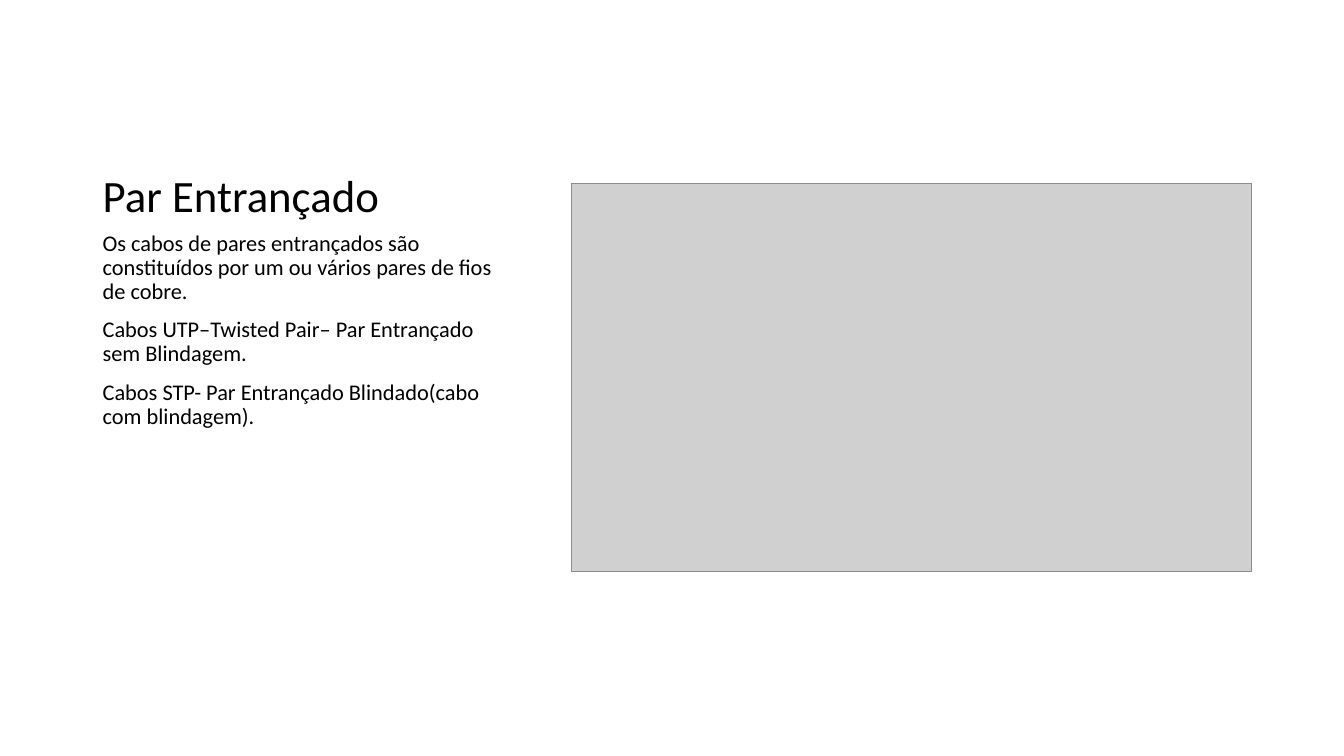
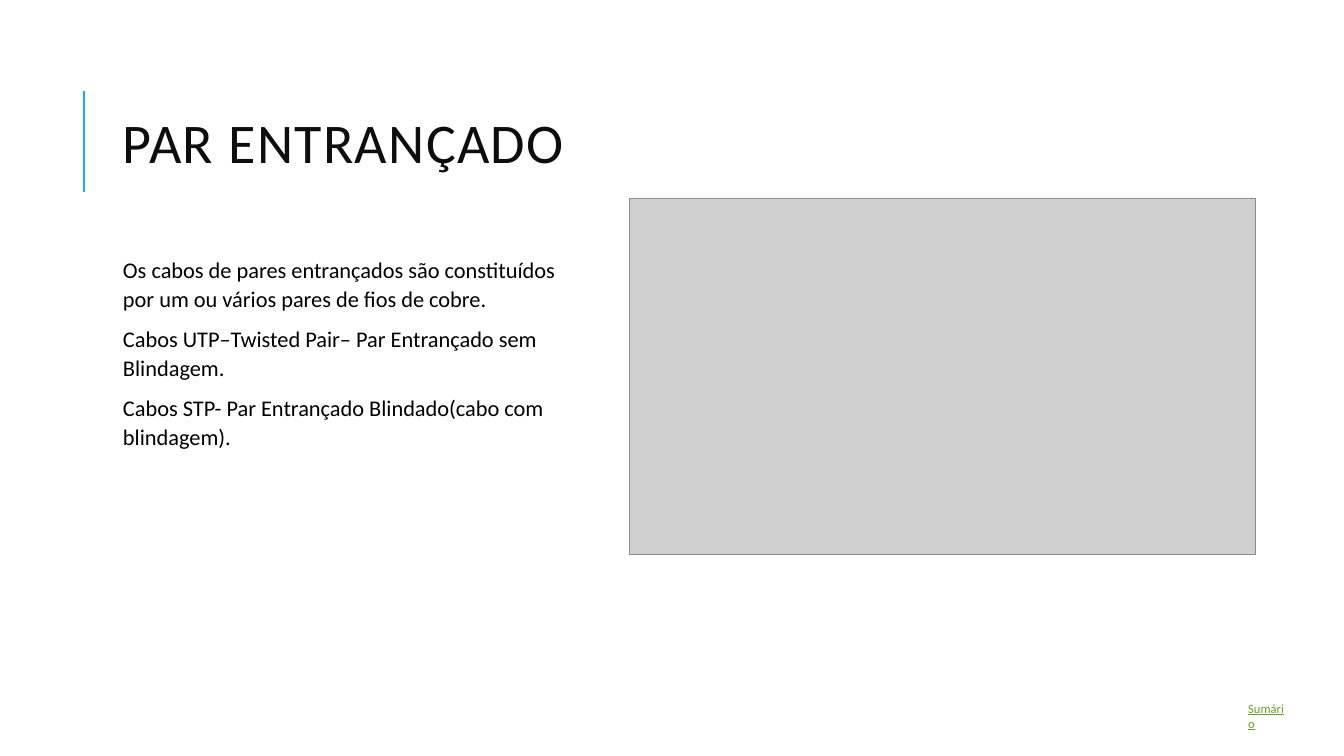
Before and after one commit to nunojmsantos/xunil, a slide deck: slide 14 of Conexões de Rede.pptx (slide 10 before the commit). Drawn at 1344x756 pixels with LibreOffice and Linux fonts; fonts in the diff are those of the drawing; grey boxes stand for pictures. Boxes give left, top, right and bottom in pixels: in the first picture for what was removed or moved away, otherwise in the second. Text is boxed around its words. In the diff, an @@ line names an element or a change of style, - is before the commit and + after.

```diff
--- a/Conexões de Rede.pptx
+++ b/Conexões de Rede.pptx
@@ title "PAR ENTRANÇADO" at (123,126,564,173): vertical alignment bottom to middle @@
@@ line added from (84, 192) to (84, 91), #1CADE4 1.5 pt @@
@@ title at (123,126,564,173): text changed; size 32 to 40 pt; text colour #000000 to #0D0D0D @@
-Par Entrançado
+PAR ENTRANÇADO
@@ picture: place and size @@
-picture at (572,184,1252,572)
+picture at (630,198,1256,555)
@@ text "Os cabos de pares entrançados ...": place and size @@
-text "Os cabos de pares entrançados ..." at (103,235,491,428)
+text "Os cabos de pares entrançados ..." at (123,262,555,449)
@@ text "Os cabos de pares entrançados ..." at (123,262,555,449): line spacing 0.9 to 1.08; less space between paragraphs @@
@@ text added at (1238,696,1300,721), 9 pt, text #6B9F25, underline @@
+Sumário
```
Also in this commit, not shown: 10 other slides changed, 4 slides added, 1 other file.
